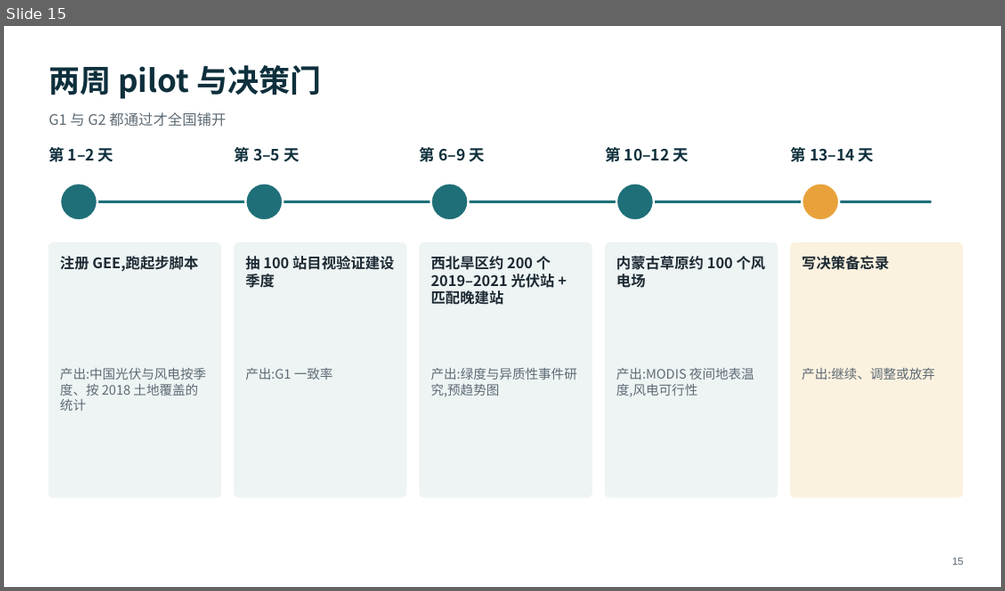
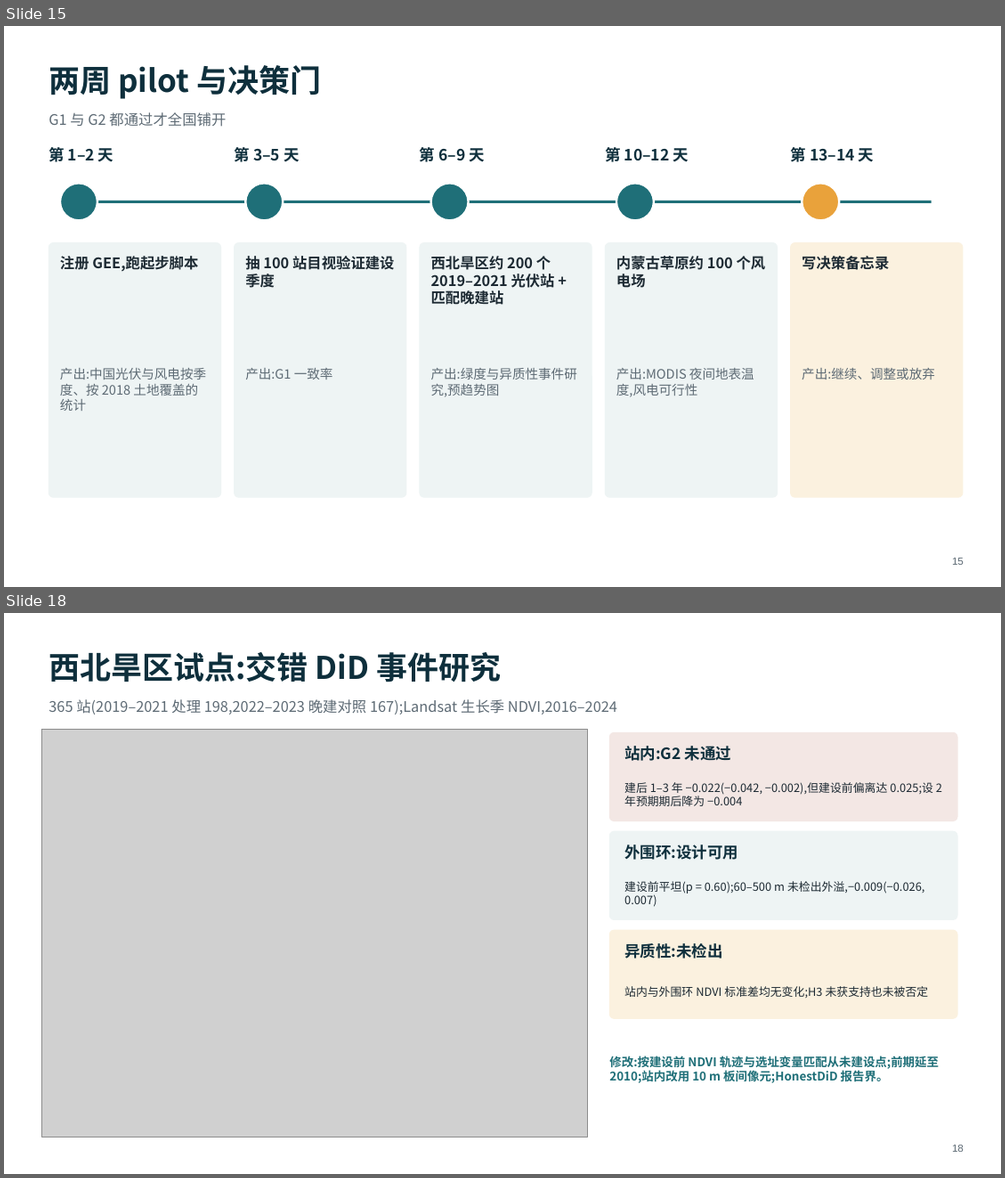
Before and after one commit to dingchenchen6/renewables-biodiversity-rs, a slide deck: RS_Renewables_Biodiversity_Workflow.pptx. Shown one above the other, each under a label of ours: slide 15 before the commit, slides 15 and 18 after it; the slides between them are not shown. The pictures are 1005x591 and 1005x1178 pixels, drawn with LibreOffice and Linux fonts; fonts in the diff are those of the drawing; grey boxes stand for pictures. Boxes give left, top, right and bottom in pixels: in the first picture for what was removed or moved away, otherwise in the second. Text is boxed around its words. In the diff, an @@ line names an element or a change of style, - is before the commit and + after.

```diff
--- a/RS_Renewables_Biodiversity_Workflow.pptx
+++ b/RS_Renewables_Biodiversity_Workflow.pptx
@@ slide 18 added at (4, 613, 1001, 1174), background #FFFFFF @@
@@ text added at (48, 652, 501, 682), 30 pt, text #0E2F3C, bold @@
+西北旱区试点:交错 DiD 事件研究
@@ text added at (48, 699, 617, 714), 14 pt, text #5E6B75 @@
+365 站(2019–2021 处理 198,2022–2023 晚建对照 167);Landsat 生长季 NDVI,2016–2024
@@ picture added at (41, 729, 587, 1136) @@
@@ rounded rectangle added at (610, 732, 957, 821), fill #F3E7E4, outline #F3E7E4 1 pt @@
@@ text added at (624, 746, 731, 761), 15 pt, text #0E2F3C, bold @@
+站内:G2 未通过
@@ text added at (624, 782, 942, 806), 11 pt, text #1D2A33 @@
+建后 1–3 年 −0.022(−0.042, −0.002),但建设前偏离达 0.025;设 2 年预期期后降为 −0.004
@@ rounded rectangle added at (610, 831, 957, 919), fill #EEF4F4, outline #EEF4F4 1 pt @@
@@ text added at (624, 844, 738, 860), 15 pt, text #0E2F3C, bold @@
+外围环:设计可用
@@ text added at (624, 881, 924, 907), 11 pt, text #1D2A33 @@
+建设前平坦(p = 0.60);60–500 m 未检出外溢,−0.009(−0.026, 0.007)
@@ rounded rectangle added at (610, 930, 957, 1018), fill #FBF1DF, outline #FBF1DF 1 pt @@
@@ text added at (624, 943, 723, 958), 15 pt, text #0E2F3C, bold @@
+异质性:未检出
@@ text added at (624, 986, 929, 997), 11 pt, text #1D2A33 @@
+站内与外围环 NDVI 标准差均无变化;H3 未获支持也未被否定
@@ text added at (609, 1055, 938, 1083), 11.5 pt, text #1F6F78, bold @@
+修改:按建设前 NDVI 轨迹与选址变量匹配从未建设点;前期延至 2010;站内改用 10 m 板间像元;HonestDiD 报告界。
@@ text added at (952, 1144, 963, 1151), 10 pt, text #5E6B75 @@
+18
```
Also in this commit, not shown: 4 slides changed, 21 other files.
